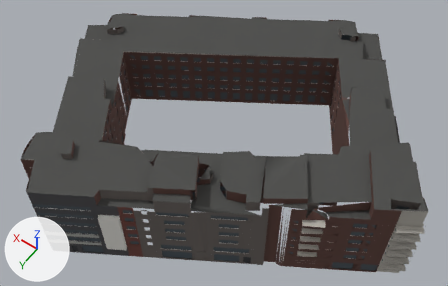
Renders of the glTF model public/canal-drive/models/valkenburgerstraat-69.lod1.glb from each side of a commit.
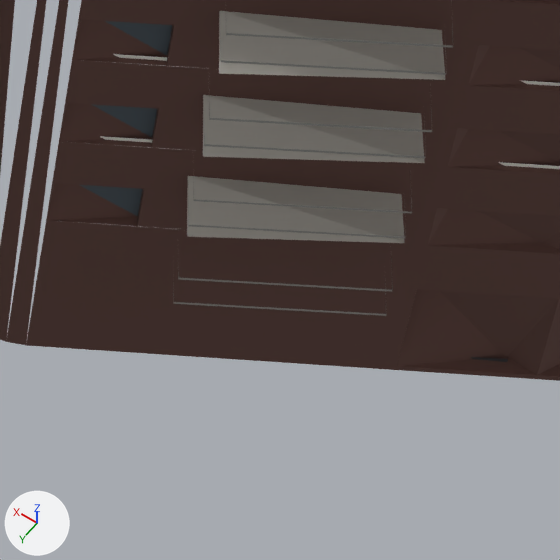
Each version is shown whole from a 50 mm lens placed at (-45.0, 65.1, 106.1), pointed at (-0.6, 2.9, 8.3), then close up on the part from 63% to 74% of the width and 82% to 100% of the height. The axes (+X, +Y, +Z) are drawn at lower left. The lights are the same throughout. The last two pictures show the newer version. Where no turn or scale is listed for an object, it has been applied to the vertices. Vertices at exactly the same position are counted once.

Objects in the first close-up: 'valkenburgerstraat-69'.
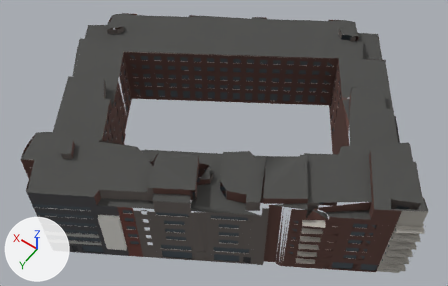
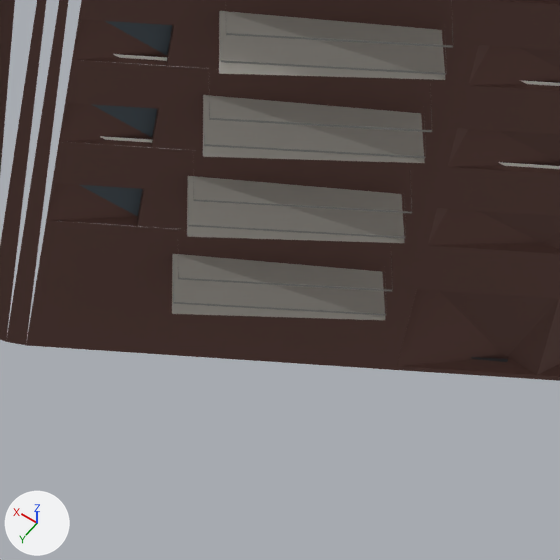
Commit message: valkenburgerstraat-69: clear the z-fight gate (coplanar 2.1 m2 -> 0)

What differs and where, as boxes (x1, y1, x2, y2) in the close-ups (560 x 560 px):
part 1 of me_valkenburgerstraat_69, added: after (172, 254, 385, 320)

What changed in the scene script:
```text
Change me_valkenburgerstraat_69:
    used by ob_valkenburgerstraat_69; location = (-0.01, -0.83, 10.87)
    remove me_valkenburgerstraat_69.from_pydata(...)  # 8248 vertices, 8794 faces; spans x -42.1..42.1, y -38.8..38.8, z -10.9..10.9
    add me_valkenburgerstraat_69.from_pydata(...)  # 8255 vertices, 8797 faces; spans x -42.1..42.1, y -38.8..38.8, z -10.9..10.9
    me_valkenburgerstraat_69 part 1: the loose piece of 4 vertices spanning x -28.1..-24.6, y 13.0..15.7, z -4.7..-4.5 is copied, and the copy is moved by (0.0, 0.0, -2.7); it spans x -28.1..-24.6, y 13.0..15.7, z -7.4..-7.2
    other edits to the shape of me_valkenburgerstraat_69 do not show in these pictures
```
